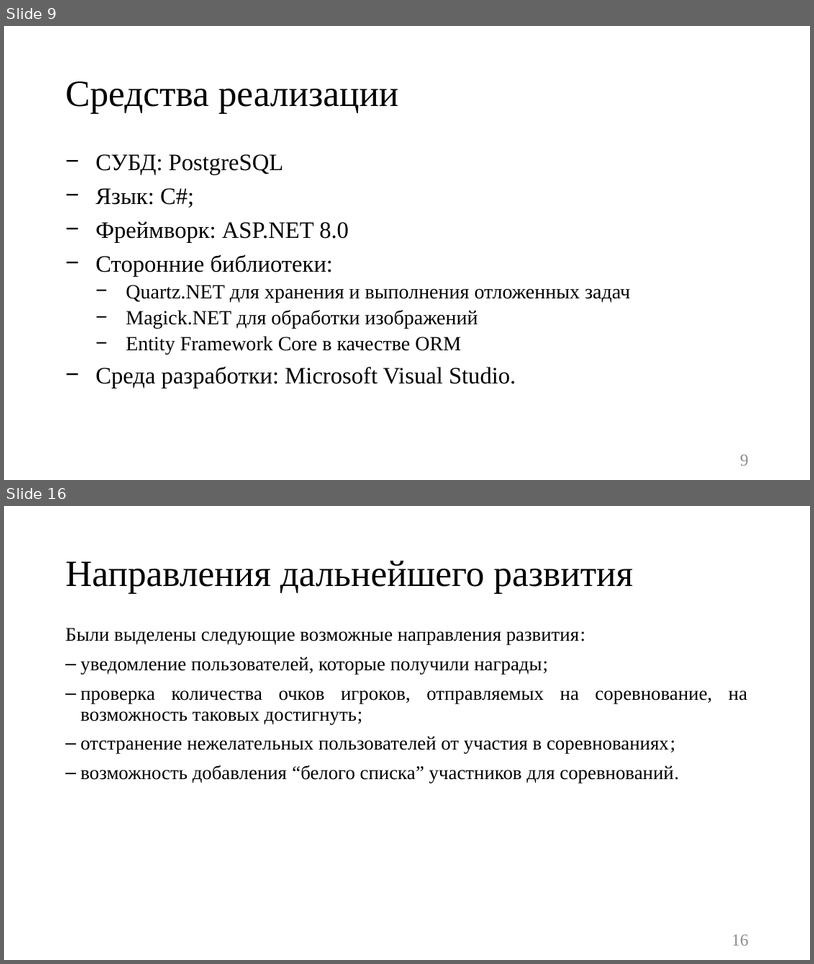
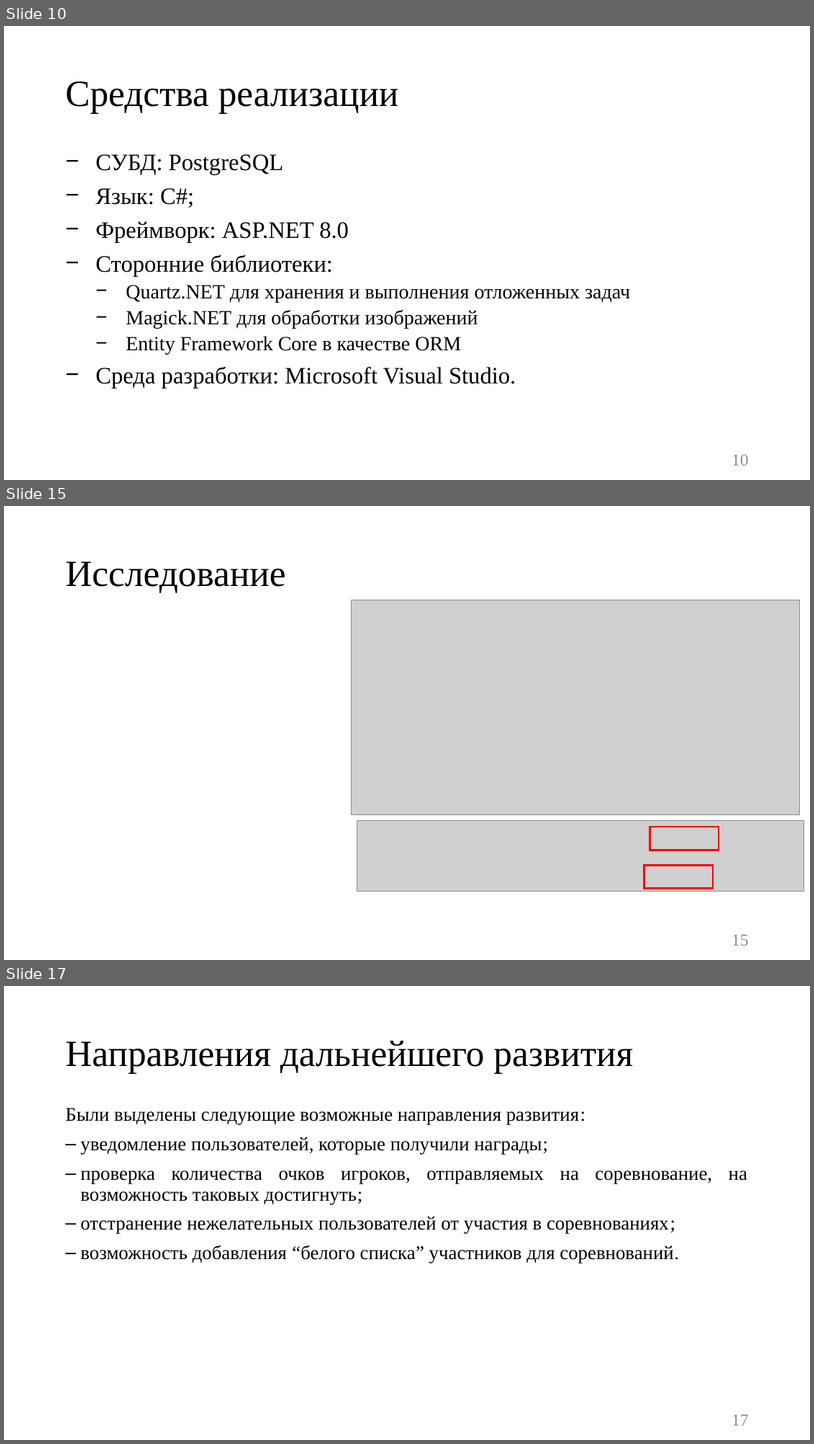
Before and after one commit to Kukushenok/competitive-math-game, a slide deck: docs/presentation.pptx. Shown one above the other, each under a label of ours: slides 9 and 16 before the commit, slides 10, 15 and 17 after it; the slides between them are not shown. The pictures are 814x964 and 814x1444 pixels, drawn with LibreOffice and Linux fonts; fonts in the diff are those of the drawing; grey boxes stand for pictures. Boxes give left, top, right and bottom in pixels: in the first picture for what was removed or moved away, otherwise in the second. Text is boxed around its words. In the diff, an @@ line names an element or a change of style, - is before the commit and + after.

```diff
--- a/docs/presentation.pptx
+++ b/docs/presentation.pptx
@@ slide 15 added at [4,506,810,960], background #FFFFFF @@
@@ title added at [65,561,286,593], 44 pt, text #000000 @@
+Исследование
@@ picture added at [352,600,800,815] @@
@@ picture added at [358,821,805,891] @@
@@ rectangle added at [651,826,720,850], outline #FF0000 2.25 pt @@
@@ rectangle added at [645,865,714,888], outline #FF0000 2.25 pt @@
@@ page number added at [732,934,748,945], 20 pt, text #8C8C8C @@
+15
@@ what was slide 9 is now slide 10 @@
@@ page number at [732,454,748,465]: text changed @@
-9
+10
@@ what was slide 16 is now slide 17 @@
@@ page number at [732,1414,748,1425]: text changed @@
-16
+17
```
Also in this commit, not shown: 7 slides changed, 1 other slide added, 1 slide removed, 16 other files.
